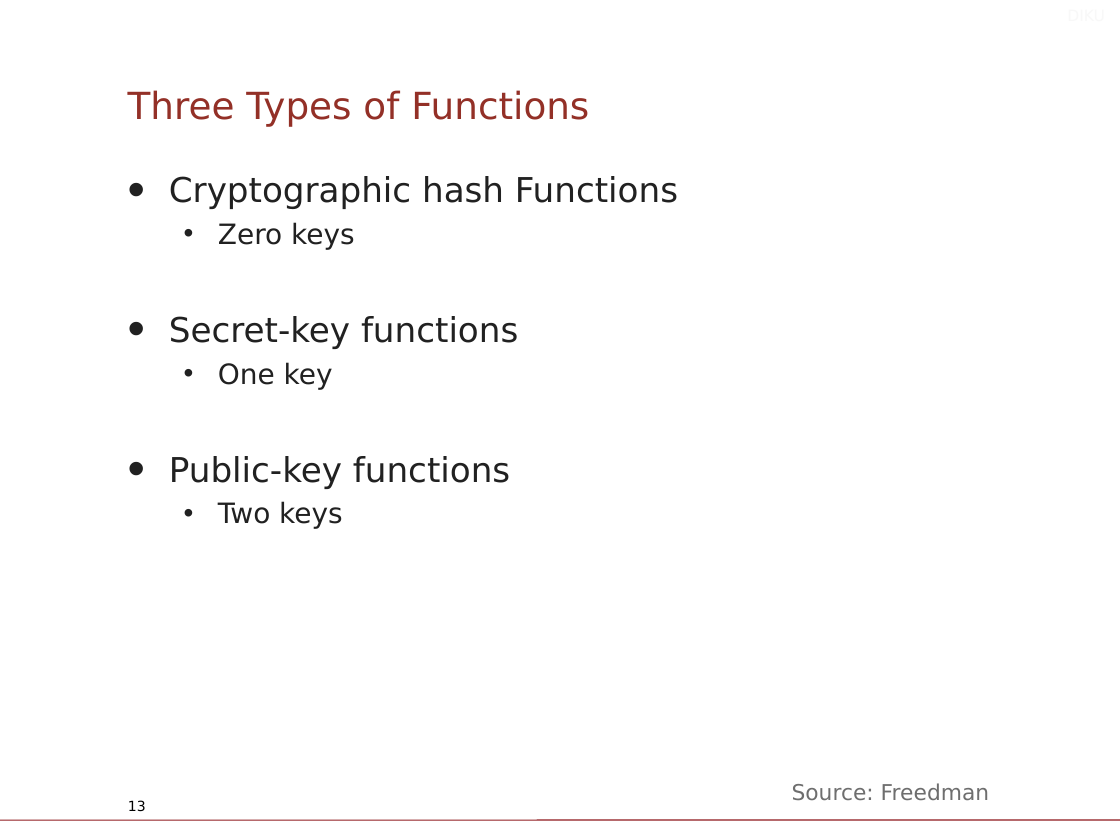
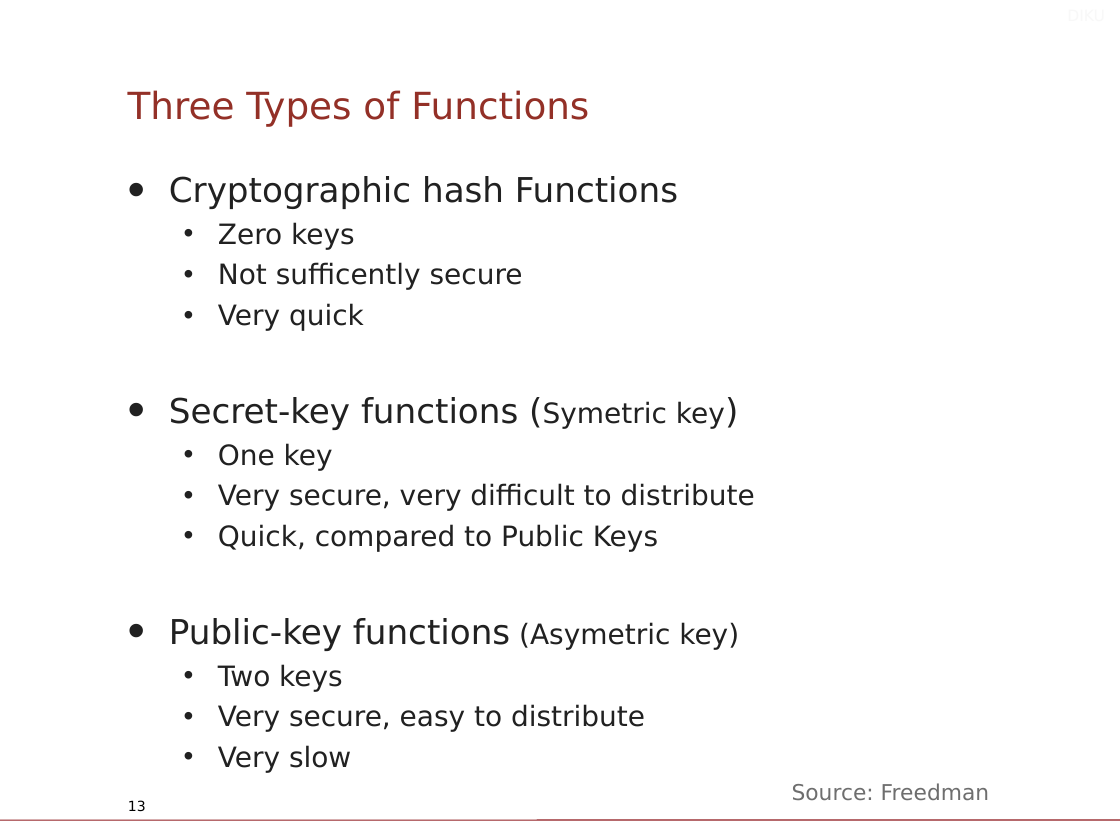
Before and after one commit to diku-compSys/compSys-e2021-pub, a slide deck: slide 13 of lectures/211124_security/slides.odp. Drawn at 1120x840 pixels with LibreOffice and Linux fonts; fonts in the diff are those of the drawing; background and template pictures are left out. Boxes give left, top, right and bottom in pixels: in the first picture for what was removed or moved away, otherwise in the second. Text is boxed around its words. In the diff, an @@ line names an element or a change of style, - is before the commit and + after.

```diff
--- a/lectures/211124_security/slides.odp
+++ b/lectures/211124_security/slides.odp
@@ text at <box>169,262,725,430</box>: text changed; size 22 to 18 pt @@
-• Secret-key functions
+  • Not sufficently secure
+  • Very quick
+• Secret-key functions (Symetric key)
@@ text at <box>169,483,755,651</box>: text changed; size 22 to 18 pt @@
-• Public-key functions
+  • Very secure, very difficult to distribute
+  • Quick, compared to Public Keys
+• Public-key functions (Asymetric key)
@@ text at <box>218,704,645,773</box>: paragraphs added @@
+  • Very secure, easy to distribute
+  • Very slow
```
Also in this commit, not shown: 13 other slides changed, 3 slides added, 8 slides removed, 1 other file.
